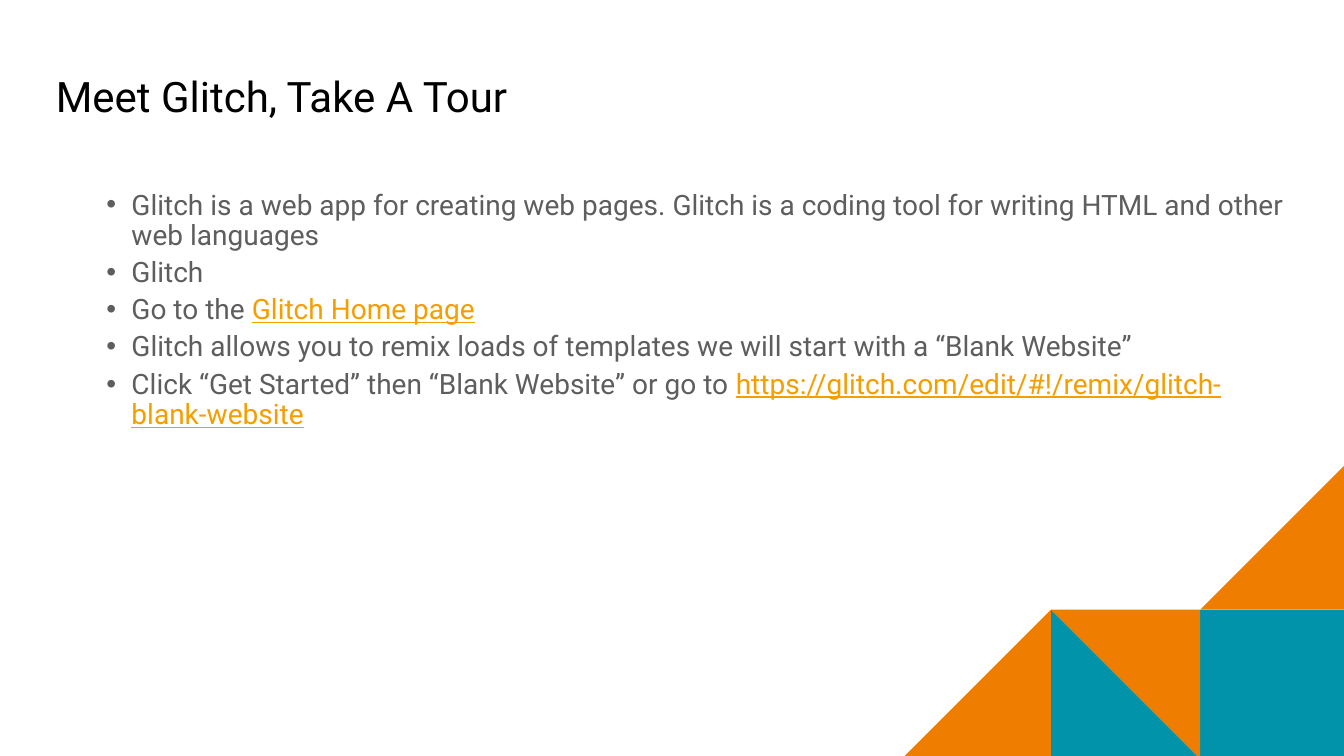
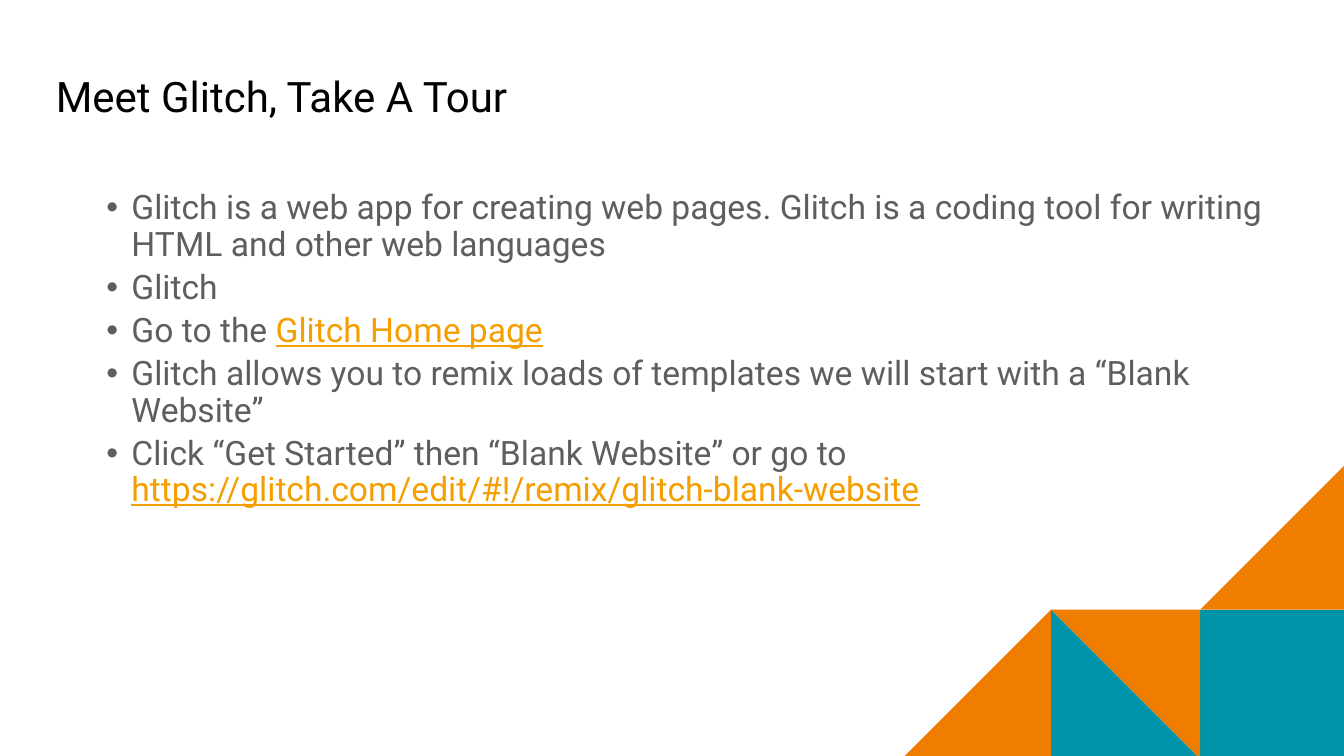
Before and after one commit to mr-eggleton/web-lit-core, a slide deck: slide 6 of final ppt/09-web-apps-and-build-with-glitch.pptx. Drawn at 1344x756 pixels with LibreOffice and Linux fonts; fonts in the diff are those of the drawing; background and template pictures are left out. Boxes give left, top, right and bottom in pixels: in the first picture for what was removed or moved away, otherwise in the second. Text is boxed around its words. In the diff, an @@ line names an element or a change of style, - is before the commit and + after.

```diff
--- a/final ppt/09-web-apps-and-build-with-glitch.pptx
+++ b/final ppt/09-web-apps-and-build-with-glitch.pptx
@@ text "Glitch is a web app ..." at (x1=131, y1=193, x2=1261, y2=508): size 20 to 24 pt @@
```
Also in this commit, not shown: 3 other slides changed, 1 slide added, 17 other files.
